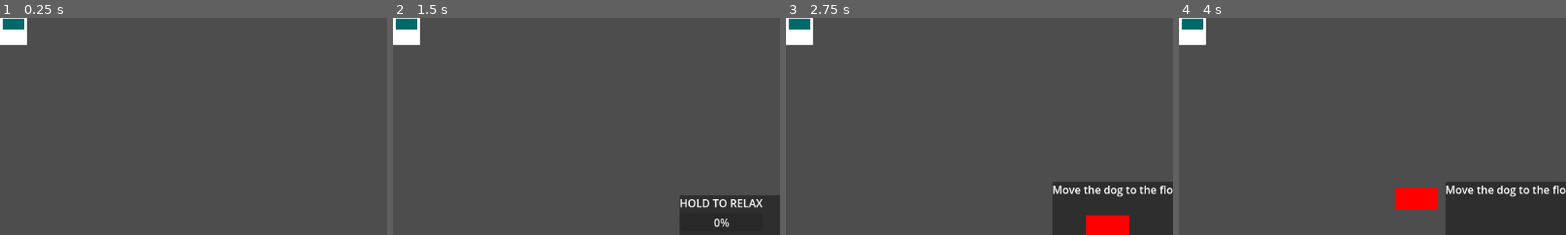
Above: before the commit, frames 1-4 (left to right).
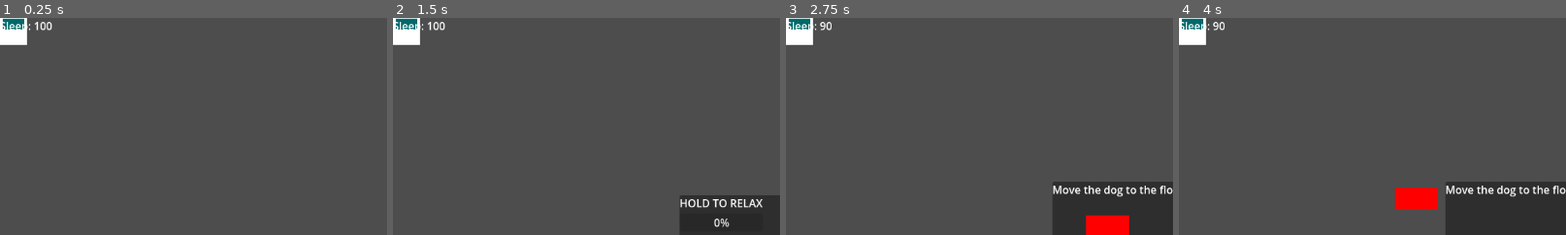
Above: after the commit, the same moments.

Repository: AiDN-Dev/let-me-sleep
Game: Godot game, scene res://Scenes/game.tscn
Two runs of this game, one before a commit and one after it. Both use one fixed random seed, a clock stepped at 60 frames per second and the inputs below. The project has no main scene, so this scene is started directly.
Inputs (mouse positions are % of the whole screen's width and height, from its top left):
- Up to frame 1 (0.25 s): no input
- Up to frame 2 (1.5 s): tap Enter at 0.5 s; move the mouse to (72, 45) at 0.52 s; tap Z at 0.6 s; click (72, 45) at 0.67 s; tap Space at 1.25 s; drag from (30, 55) to (45, 70) at 1.27 s
- Up to frame 3 (2.75 s): tap Enter at 2 s; move the mouse to (60, 28) at 2.02 s; tap C at 2.1 s; click (60, 28) at 2.17 s
- Up to frame 4 (4 s): drag from (41, 48) to (20, 35) at 2.77 s; tap Space at 3.5 s; move the mouse to (80, 65) at 3.52 s; tap X at 3.6 s; click (80, 65) at 3.67 s
The pictures show only the part of the screen within x 0-50%, y 0-50%; the shares and areas given below are measured in that part.

The runs differ from the first frame. In frame 1, 0.2% of the frame differs, in the area x 0-14%, y 1-6%; in frame 2, 0.2%; in frame 3, 0.2%; in frame 4, 0.2%.

Commit message:
Added interruption manager to handle selecting the interruption minigames

Diff:
--- a/Scenes/game.tscn
+++ b/Scenes/game.tscn
@@ -2,6 +2,7 @@
 
 [ext_resource type="Script" uid="uid://darwxehgn45y8" path="res://scripts/qte_window.gd" id="1_ebmjs"]
 [ext_resource type="Script" uid="uid://cnknpjkg77j4k" path="res://scripts/game.gd" id="1_qxrlw"]
+[ext_resource type="Script" uid="uid://br77gh4vfh0aa" path="res://scripts/Managers/interruption_manager.gd" id="2_wowpa"]
 [ext_resource type="Script" uid="uid://dd70biocct8y1" path="res://scripts/dog_interrupt_window.gd" id="3_wrm1d"]
 [ext_resource type="Script" uid="uid://divahfntlfbln" path="res://scripts/dog.gd" id="4_3dryh"]
 
@@ -22,6 +23,46 @@
 color = Color(8.904189e-07, 0.41373625, 0.41455206, 1)
 
 [node name="UI" type="CanvasLayer" parent="." unique_id=1549512587]
+
+[node name="InterruptionManager" type="Node" parent="UI" unique_id=225997389]
+script = ExtResource("2_wowpa")
+
+[node name="DogInterruptWindow" type="Panel" parent="UI/InterruptionManager" unique_id=1729521788]
+visible = false
+anchors_preset = 8
+anchor_left = 0.5
+anchor_top = 0.5
+anchor_right = 0.5
+anchor_bottom = 0.5
+offset_left = -180.0
+offset_top = -80.0
+offset_right = 180.0
+offset_bottom = 80.0
+grow_horizontal = 2
+grow_vertical = 2
+script = ExtResource("3_wrm1d")
+
+[node name="Dog" type="ColorRect" parent="UI/InterruptionManager/DogInterruptWindow" unique_id=1431327290]
+layout_mode = 0
+offset_right = 64.0
+offset_bottom = 32.0
+color = Color(1, 0, 0, 1)
+script = ExtResource("4_3dryh")
+floor_node_path = NodePath("../Floor")
+
+[node name="Floor" type="ColorRect" parent="UI/InterruptionManager/DogInterruptWindow" unique_id=1724974484]
+layout_mode = 0
+offset_left = 135.0
+offset_top = 104.0
+offset_right = 235.0
+offset_bottom = 154.0
+color = Color(1.3897754e-06, 0.32097825, 1.4439226e-07, 1)
+
+[node name="InstructionLabel" type="Label" parent="UI/InterruptionManager/DogInterruptWindow" unique_id=254534964]
+layout_mode = 0
+offset_right = 40.0
+offset_bottom = 23.0
+text = "Move the dog to the floor"
 
 [node name="QTEWindow" type="Panel" parent="UI" unique_id=1635344650]
 visible = false
@@ -54,39 +95,12 @@
 layout_mode = 2
 text = "Hint/Timer"
 
-[node name="DogInterruptWindow" type="Panel" parent="UI" unique_id=1729521788]
+[node name="FailPanel" type="Panel" parent="UI" unique_id=591923084]
 visible = false
-anchors_preset = 8
-anchor_left = 0.5
-anchor_top = 0.5
-anchor_right = 0.5
-anchor_bottom = 0.5
-offset_left = -180.0
-offset_top = -80.0
-offset_right = 180.0
-offset_bottom = 80.0
-grow_horizontal = 2
-grow_vertical = 2
-script = ExtResource("3_wrm1d")
+offset_right = 40.0
+offset_bottom = 40.0
 
-[node name="Dog" type="ColorRect" parent="UI/DogInterruptWindow" unique_id=1431327290]
-layout_mode = 0
-offset_right = 64.0
-offset_bottom = 32.0
-color = Color(1, 0, 0, 1)
-script = ExtResource("4_3dryh")
-floor_node_path = NodePath("../Floor")
-
-[node name="Floor" type="ColorRect" parent="UI/DogInterruptWindow" unique_id=1724974484]
-layout_mode = 0
-offset_left = 135.0
-offset_top = 104.0
-offset_right = 235.0
-offset_bottom = 154.0
-color = Color(1.3897754e-06, 0.32097825, 1.4439226e-07, 1)
-
-[node name="InstructionLabel" type="Label" parent="UI/DogInterruptWindow" unique_id=254534964]
-layout_mode = 0
-offset_right = 40.0
+[node name="SleepScoreLabel" type="Label" parent="UI" unique_id=497460869]
+offset_right = 93.0
 offset_bottom = 23.0
-text = "Move the dog to the floor"
+text = "Sleep Score:"
--- a/project.godot
+++ b/project.godot
@@ -14,6 +14,10 @@
 config/features=PackedStringArray("4.6", "Forward Plus")
 config/icon="res://icon.svg"
 
+[autoload]
+
+SleepManager="*uid://bijbyrd34bt8u"
+
 [physics]
 
 3d/physics_engine="Jolt Physics"
--- /dev/null
+++ b/scripts/Managers/interruption_manager.gd
@@ -0,0 +1,35 @@
+extends Node
+
+signal interruption_finished
+
+# Add all mini-game nodes here
+@onready var interruptions := [
+	$DogInterruptWindow,
+	#$ToiletInterruptWindow,
+	#$WaterInterruptWindow
+]
+
+var rng := RandomNumberGenerator.new()
+
+func _ready():
+	rng.randomize()
+
+	# Connect all interruption finished signals
+	for panel in interruptions:
+		panel.connect("interruption_finished", Callable(self, "_on_interruption_finished"))
+
+	# Hide all panels at start
+	for panel in interruptions:
+		panel.hide()
+
+
+# Call this to start a random interruption
+func start_random_interruption():
+	var panel = interruptions.pick_random()
+	panel.show()
+	if "start_interruption" in panel:
+		panel.start_interruption()  # call specific mini-game start method if exists
+
+
+func _on_interruption_finished():
+	emit_signal("interruption_finished")
--- /dev/null
+++ b/scripts/Managers/sleep_manager.gd
@@ -0,0 +1,19 @@
+extends Node
+
+var sleep_score: int = 100
+var max_score: int = 100
+
+signal score_changed(new_score)
+signal fail_state_triggered()
+
+func reset_score():
+	sleep_score = max_score
+	emit_signal("score_changed", sleep_score)
+
+func adjust_score(ammount: int) -> void:
+	sleep_score += ammount
+	sleep_score = clamp(sleep_score, 0, max_score)
+	emit_signal("score_changed", sleep_score)
+
+	if sleep_score <= 0:
+		emit_signal("fail_state_triggered")
--- a/scripts/game.gd
+++ b/scripts/game.gd
@@ -1,20 +1,46 @@
 extends Node2D
 
+# === Node references ===
 @onready var qte_window = $UI/QTEWindow
-@onready var dog_window = $UI/DogInterruptWindow
+@onready var interruption_manager = $UI/InterruptionManager
+@onready var dog_window = $UI/InterruptionManager/DogInterruptWindow
+#@onready var fail_panel = $UI/FailPanel
+@onready var sleep_label = $UI/SleepScoreLabel
 
+# Random number generator
 var rng := RandomNumberGenerator.new()
 
 func _ready() -> void:
 	rng.randomize()
-	qte_window.connect("qte_finished", _on_qte_finished)
+
+	# Connect QTE signal
+	qte_window.connect("qte_finished", Callable(self, "_on_qte_finished"))
+
+	# Connect Interruption Manager
+	interruption_manager.connect("interruption_finished", Callable(self, "_on_interruption_finished"))
+
+	# Connect dog interruption signal (once)
+	dog_window.connect("interruption_finished", Callable(self, "_on_dog_finished"))
+
+	# Connect SleepManager fail state signal
+	SleepManager.connect("fail_state_triggered", Callable(self, "_on_fail_state"))
+
+	# Connect SleepManager score change signal
+	SleepManager.connect("score_changed", Callable(self, "_update_sleep_label"))
+
+	# Initialize UI
+	#fail_panel.hide()
+	_update_sleep_label(SleepManager.sleep_score)
+
+	# Start first sleep cycle
 	start_sleep()
 
+# === Sleep loop ===
 func start_sleep() -> void:
 	await get_tree().create_timer(1.0).timeout
 	start_qte()
 
-func start_qte():
+func start_qte() -> void:
 	var keys = [KEY_Z, KEY_X, KEY_C]
 	var key = keys.pick_random()
 
@@ -27,14 +53,31 @@
 
 	qte_window.start_qte(texts.pick_random(), key)
 
+# === Event handlers ===
 func _on_qte_finished(success: bool) -> void:
 	if success:
+		SleepManager.adjust_score(5)   # reward for success
 		start_sleep()
 	else:
-		# open dog interruption instead of restarting loop
-		dog_window.start_interruption()
-		dog_window.connect("interruption_finished", Callable(self, "_on_dog_finished"), CONNECT_ONE_SHOT)
+		SleepManager.adjust_score(-10) # penalty for failure
+		interruption_manager.start_random_interruption()
 
-func _on_dog_finished():
+func _on_dog_finished() -> void:
 	dog_window.hide()
+	SleepManager.adjust_score(5)  # reward for completing dog interrupt
 	start_sleep()
+
+func _on_interruption_finished():
+	print("Intteruption finished")
+
+# === Fail state ===
+func _on_fail_state() -> void:
+	print("You failed to sleep, now you have to spend the night pondering your choices")
+	# Hide all active panels / stop the sleep loop
+	dog_window.hide()
+	qte_window.hide()
+	#fail_panel.show()
+
+# === UI updates ===
+func _update_sleep_label(new_score: int) -> void:
+	sleep_label.text = "Sleep: %d" % new_score
Not shown, added: scripts/Managers/interruption_manager.gd.uid
Not shown, added: scripts/Managers/sleep_manager.gd.uid
